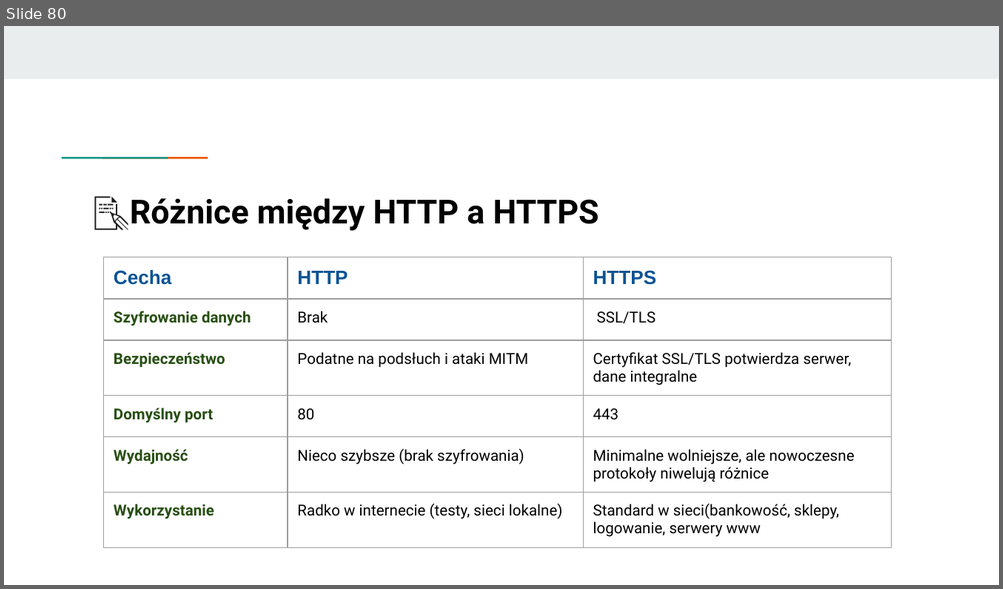
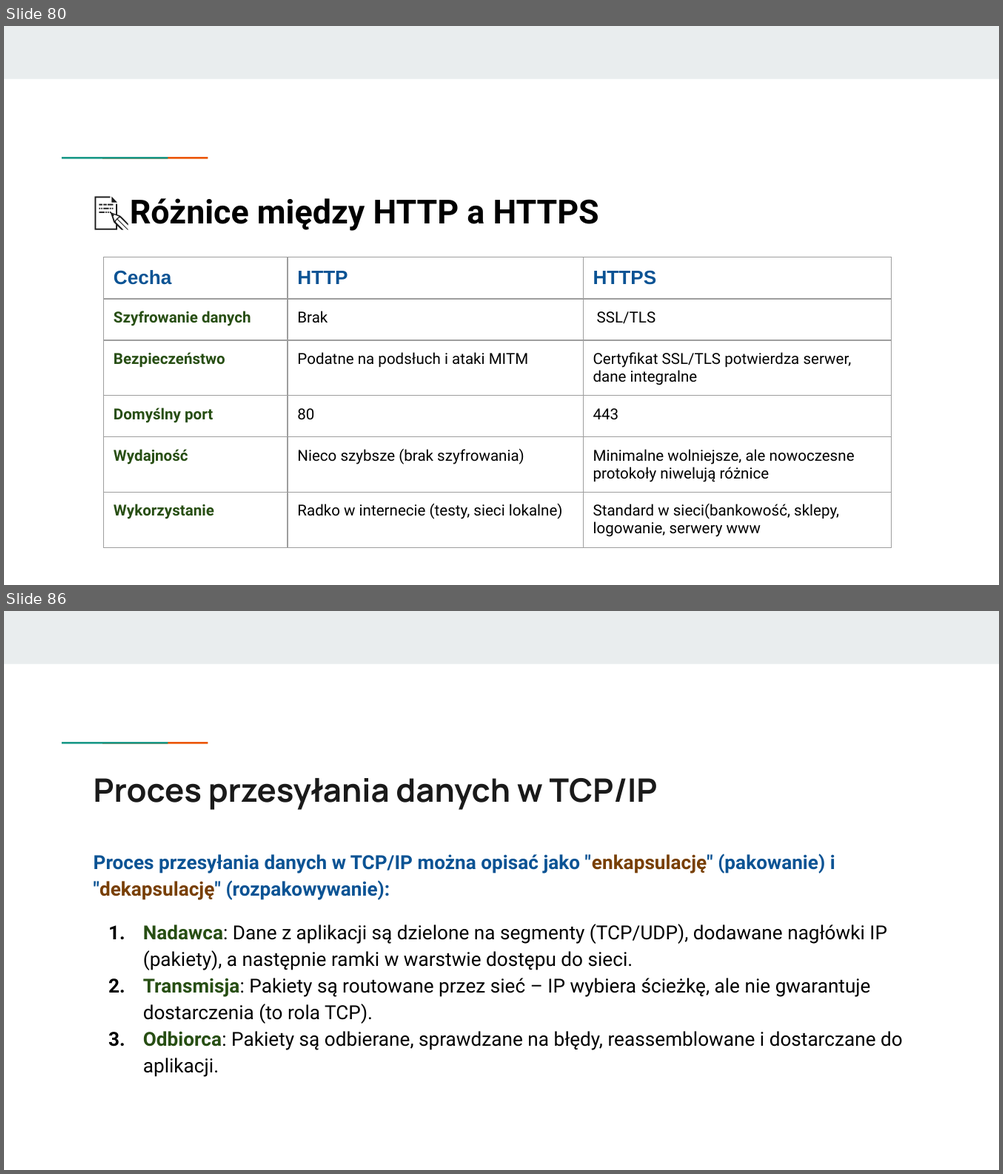
Before and after one commit to KasiaKasia/PRZEDMIOTY, a slide deck: ZASTOSOWANIE_INFORMATYKI/1A-gr_2/Zastosowanie informatyki - 1A gr. 2.pptx. Shown one above the other, each under a label of ours: slide 80 before the commit, slides 80 and 86 after it; the slides between them are not shown. The pictures are 1003x589 and 1003x1174 pixels, drawn with LibreOffice and Linux fonts; fonts in the diff are those of the drawing. Boxes give left, top, right and bottom in pixels: in the first picture for what was removed or moved away, otherwise in the second. Text is boxed around its words. In the diff, an @@ line names an element or a change of style, - is before the commit and + after.

```diff
--- a/ZASTOSOWANIE_INFORMATYKI/1A-gr_2/Zastosowanie informatyki - 1A gr. 2.pptx
+++ b/ZASTOSOWANIE_INFORMATYKI/1A-gr_2/Zastosowanie informatyki - 1A gr. 2.pptx
@@ slide 86 added at bbox=[4, 611, 999, 1170], background #FFFFFF; not listed: 3 template elements that a slide beside it also shows @@
@@ title added at bbox=[94, 778, 657, 810], 23.4 pt, text #1A1A1A, bold @@
+Proces przesyłania danych w TCP/IP
@@ text added at bbox=[94, 854, 902, 1077], 14 pt, text #000000 @@
+Proces przesyłania danych w TCP/IP można opisać jako "enkapsulację" (pakowanie) i "dekapsulację" (rozpakowywanie):
+1. Nadawca: Dane z aplikacji są dzielone na segmenty (TCP/UDP), dodawane nagłówki IP (pakiety), a następnie ramki w warstwie dostępu do sieci.
+2. Transmisja: Pakiety są routowane przez sieć – IP wybiera ścieżkę, ale nie gwarantuje dostarczenia (to rola TCP).
+3. Odbiorca: Pakiety są odbierane, sprawdzane na błędy, reassemblowane i dostarczane do aplikacji.
```
Also in this commit, not shown: 9 other slides added, 1 slide removed, 1 other file.
